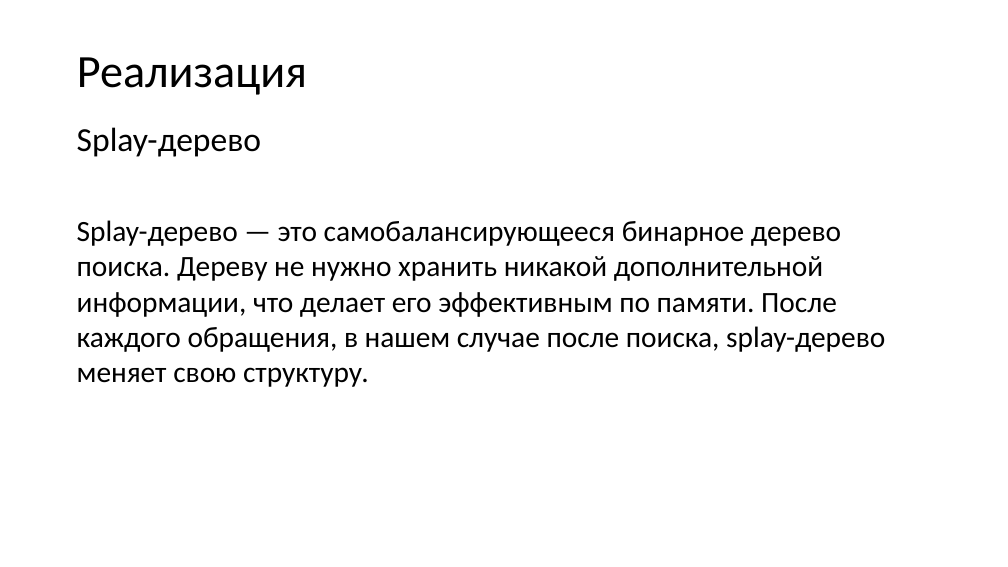
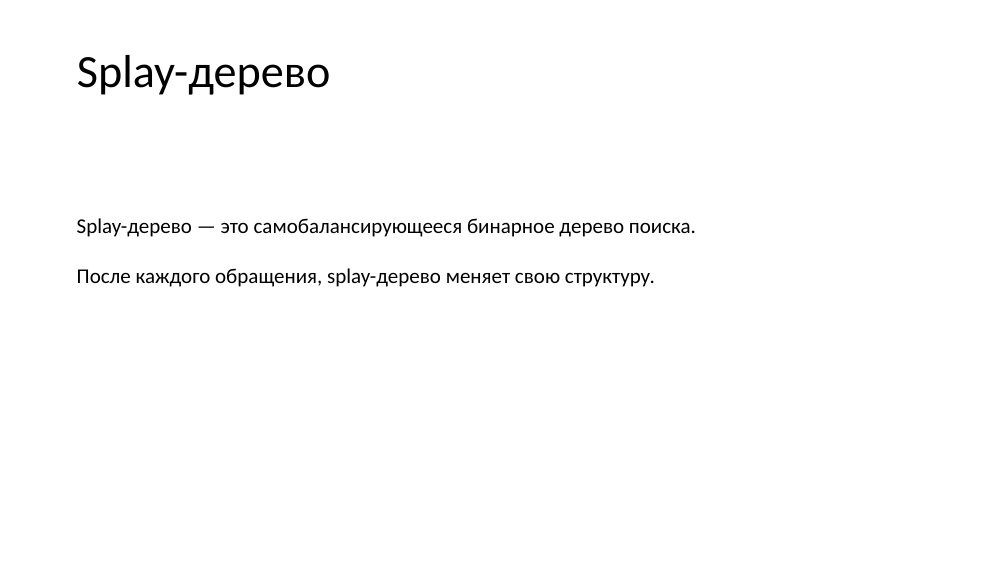
Before and after one commit to Far0ver/TangoTree, a slide deck: slide 9 of Танго дерево презентация.pptx (slide 7 before the commit). Drawn at 1008x567 pixels with LibreOffice and Linux fonts; fonts in the diff are those of the drawing. Boxes give left, top, right and bottom in pixels: in the first picture for what was removed or moved away, otherwise in the second. Text is boxed around its words. In the diff, an @@ line names an element or a change of style, - is before the commit and + after.

```diff
--- a/Танго дерево презентация.pptx
+++ b/Танго дерево презентация.pptx
@@ title at (77,55,331,95): text changed @@
-Реализация
+Splay-дерево
@@ text removed at (77,127,261,157) @@
-Splay-дерево
@@ text at (77,218,696,287): text changed; size 28 to 20 pt @@
-Splay-дерево — это самобалансирующееся бинарное дерево поиска. Дереву не нужно хранить никакой дополнительной информации, что делает его эффективным по памяти. После каждого обращения, в нашем случае после поиска, splay-дерево меняет свою структуру.
+Splay-дерево — это самобалансирующееся бинарное дерево поиска.
+После каждого обращения, splay-дерево меняет свою структуру.
```
Also in this commit, not shown: 12 other slides changed, 6 slides added, 3 slides removed.
